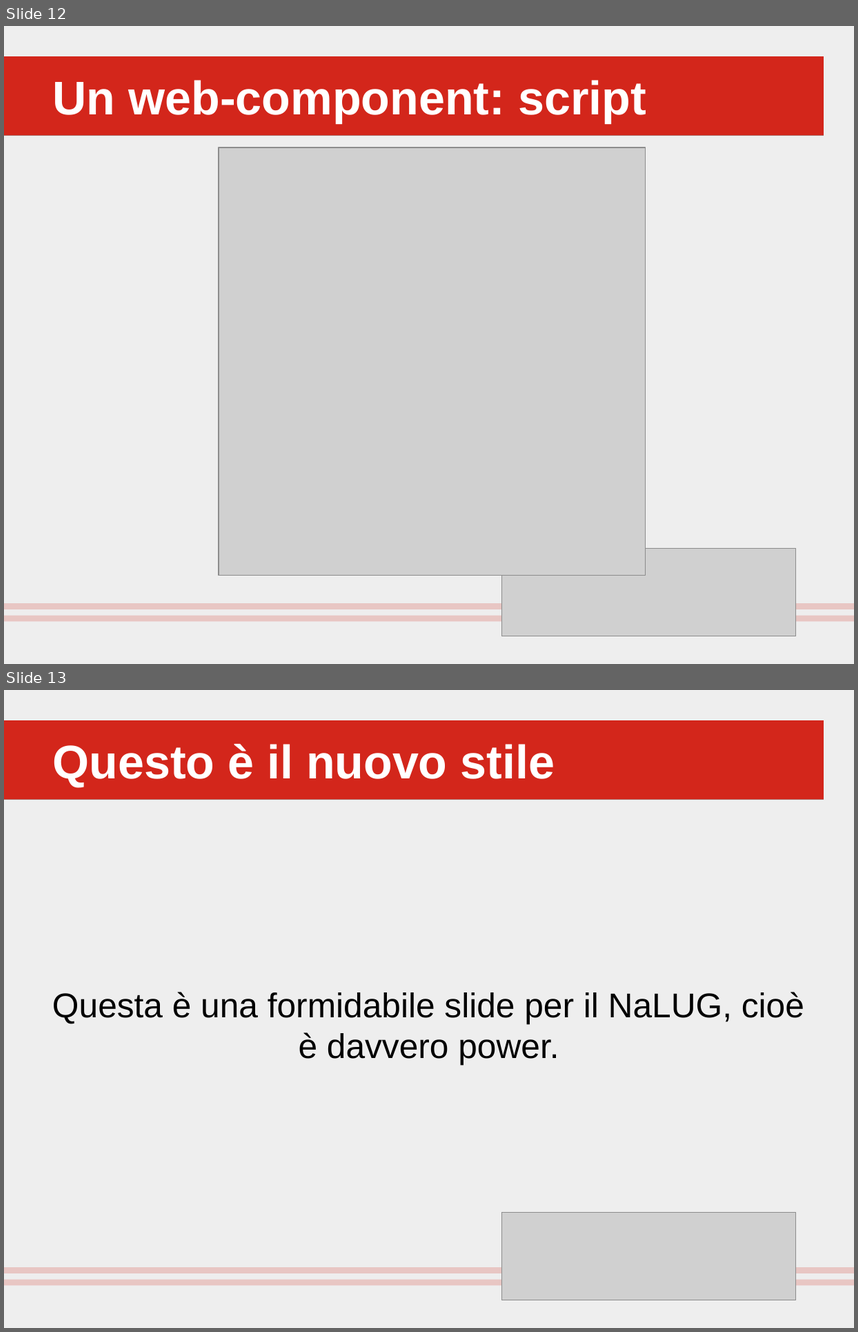
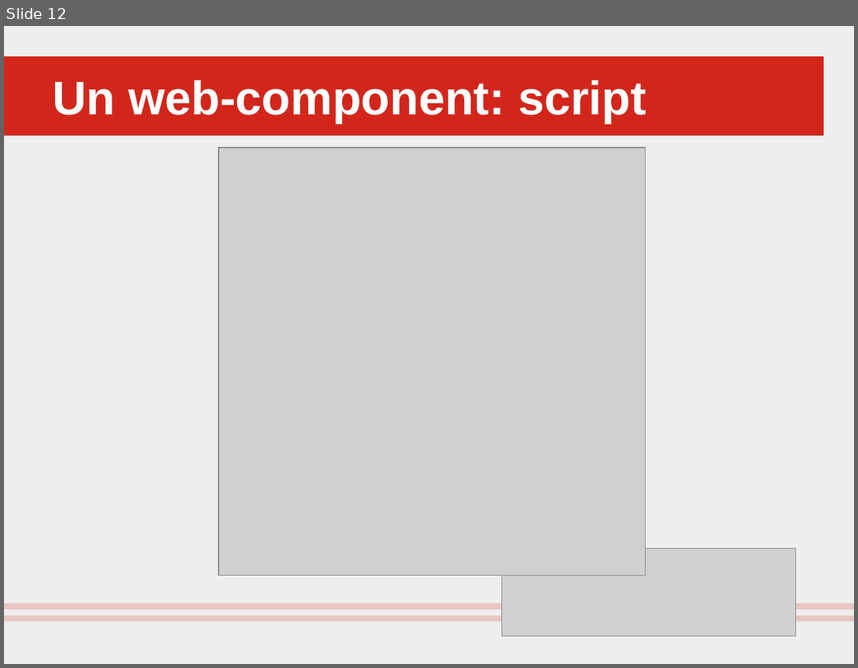
Before and after one commit to mikymaione/PolyPhoneBook, a slide deck: Docs/polymer.odp. Shown one above the other, each under a label of ours: slides 12 and 13 before the commit, slide 12 after it. The pictures are 858x1332 and 858x668 pixels, drawn with LibreOffice and Linux fonts; fonts in the diff are those of the drawing; grey boxes stand for pictures. Boxes give left, top, right and bottom in pixels: in the first picture for what was removed or moved away, otherwise in the second. Text is boxed around its words. In the diff, an @@ line names an element or a change of style, - is before the commit and + after.

```diff
--- a/Docs/polymer.odp
+++ b/Docs/polymer.odp
@@ slide 13 removed at (4,690,854,1328), background #EEEEEE @@
@@ title removed at (4,720,824,799) @@
-Questo è il nuovo stile
@@ subtitle removed at (52,992,804,1065) @@
-Questa è una formidabile slide per il NaLUG, cioè è davvero power.
@@ group removed at (4,1212,854,1300): 4 rectangles, 1 picture @@
```
Also in this commit, not shown: 1 slide changed, 1 slide added, 3 other files.
